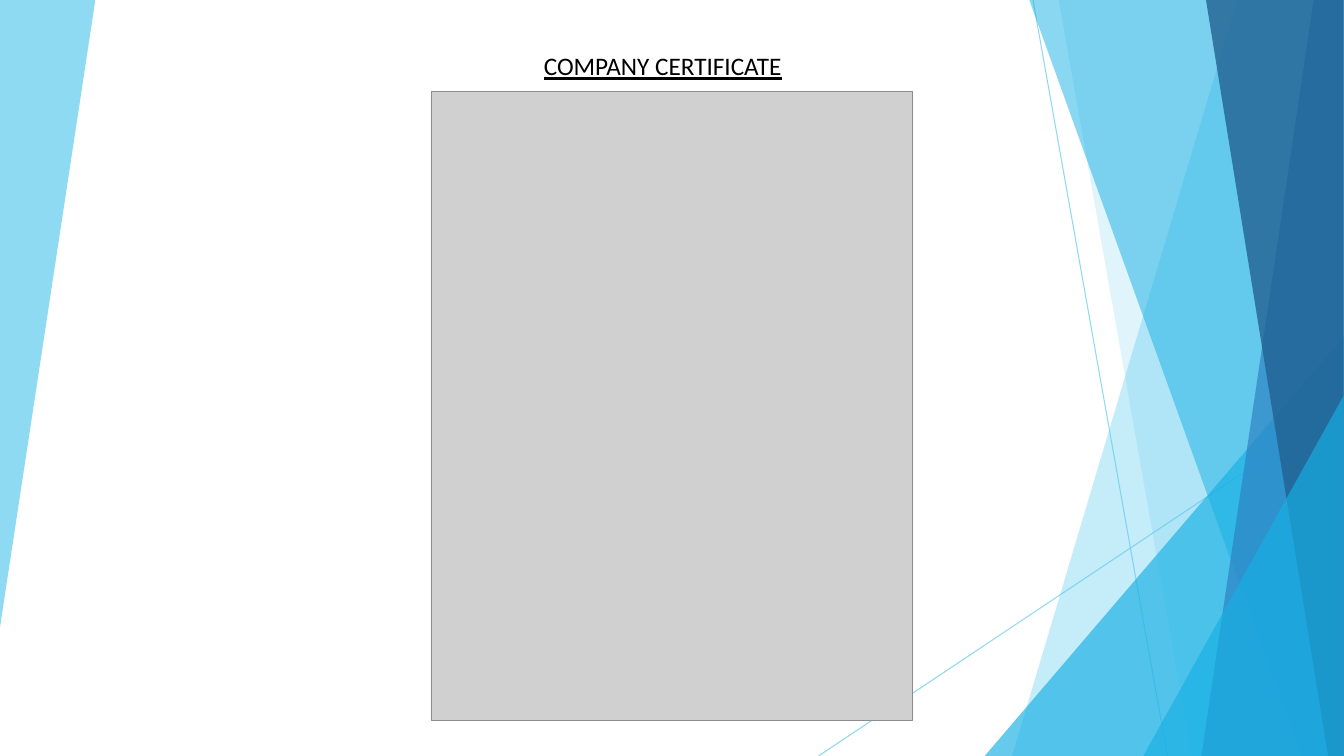
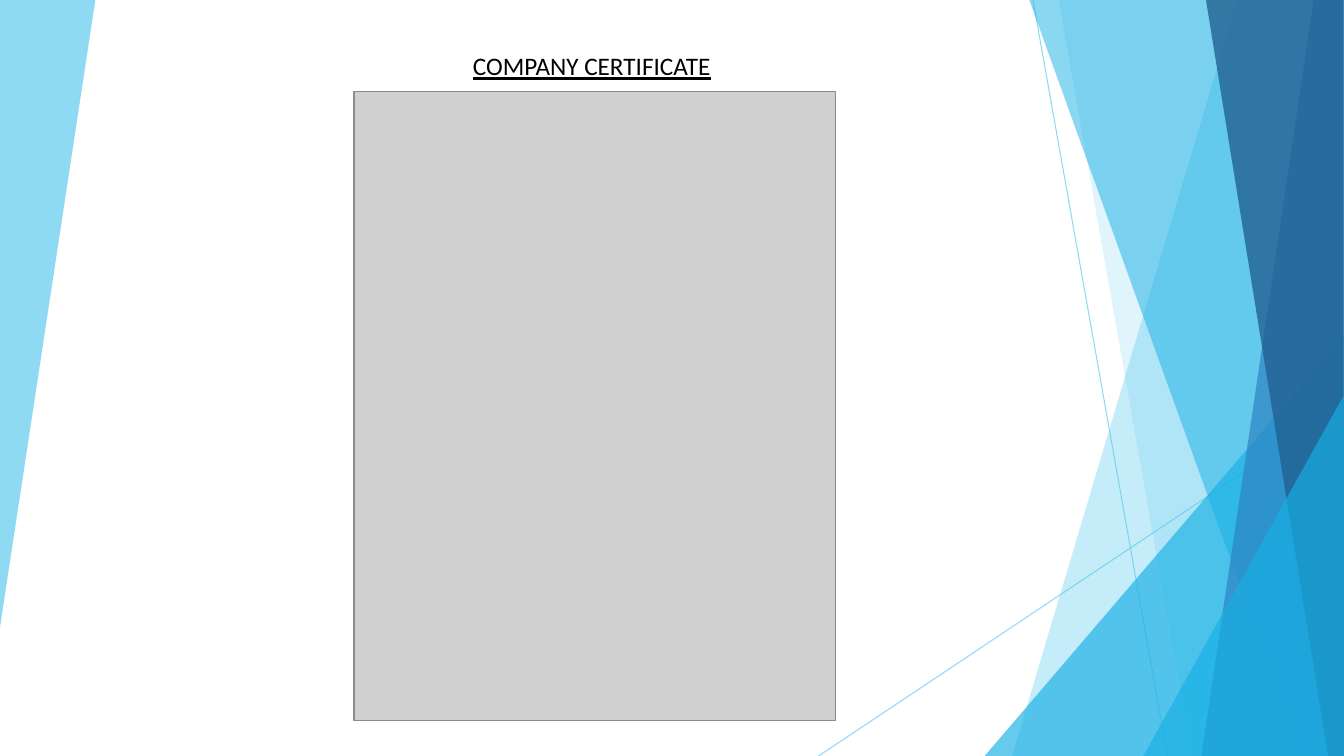
Before and after one commit to Arvindvishwakarma/shri-project-report, a slide deck: slide 2 of Shri_PPT.pptx. Drawn at 1344x756 pixels with LibreOffice and Linux fonts; fonts in the diff are those of the drawing; grey boxes stand for pictures. Boxes give left, top, right and bottom in pixels: in the first picture for what was removed or moved away, otherwise in the second. Text is boxed around its words. In the diff, an @@ line names an element or a change of style, - is before the commit and + after.

```diff
--- a/Shri_PPT.pptx
+++ b/Shri_PPT.pptx
@@ text "COMPANY CERTIFICATE": place and size @@
-text "COMPANY CERTIFICATE" at (544, 58, 781, 80)
+text "COMPANY CERTIFICATE" at (473, 58, 710, 80)
@@ picture: place and size @@
-picture at (432, 92, 913, 721)
+picture at (354, 92, 836, 721)
```
Also in this commit, not shown: 4 other slides changed, 1 slide added, 3 other files.
